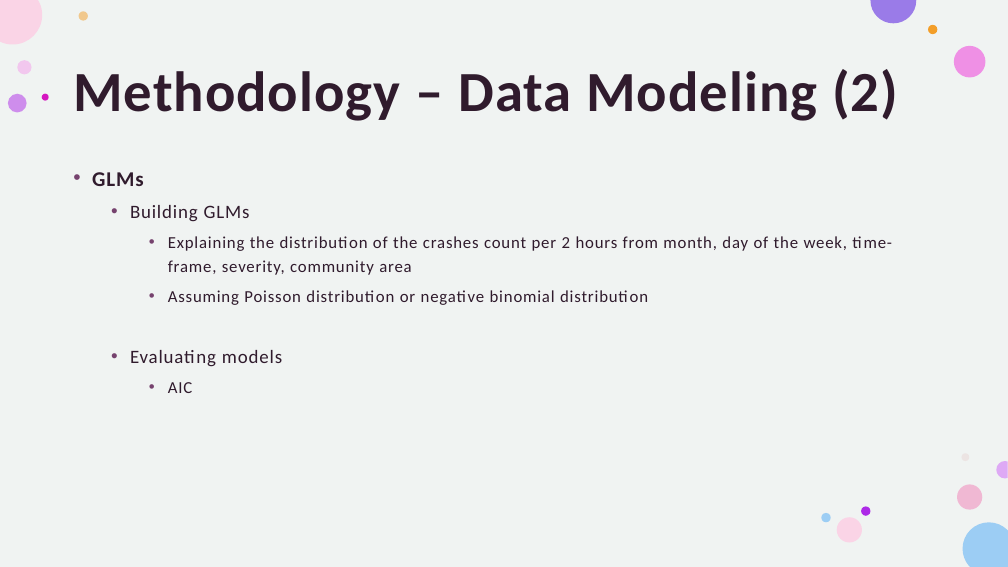
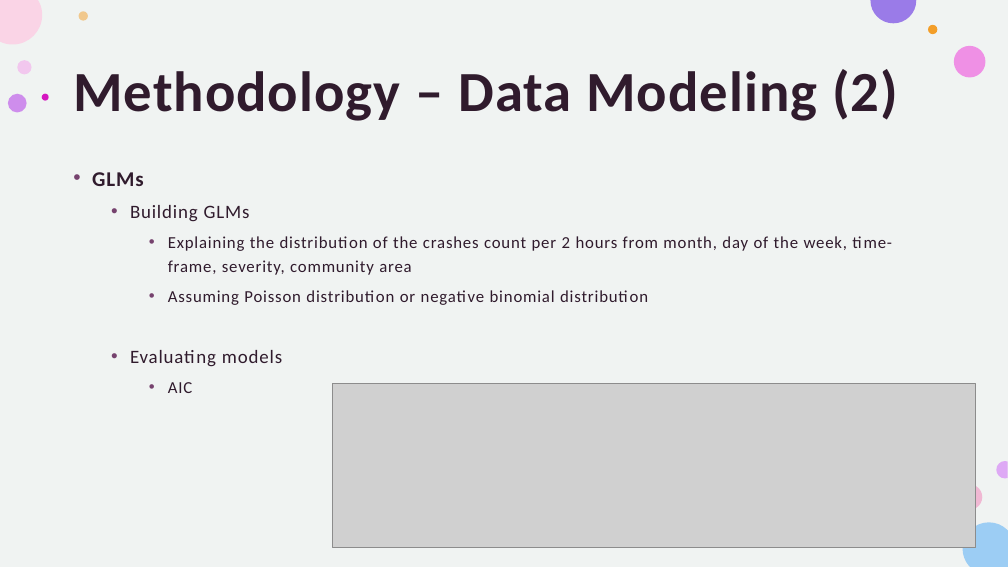
Before and after one commit to kosawa26/Capstone, a slide deck: slide 9 of Midterm_Presentation.pptx. Drawn at 1008x567 pixels with LibreOffice and Linux fonts; fonts in the diff are those of the drawing; grey boxes stand for pictures. Boxes give left, top, right and bottom in pixels: in the first picture for what was removed or moved away, otherwise in the second. Text is boxed around its words. In the diff, an @@ line names an element or a change of style, - is before the commit and + after.

```diff
--- a/Midterm_Presentation.pptx
+++ b/Midterm_Presentation.pptx
@@ picture added at <box>333,383,975,548</box> @@
@@ group removed at <box>821,454,969,542</box>: 4 ellipses @@
```
Also in this commit, not shown: 1 other slide changed.
